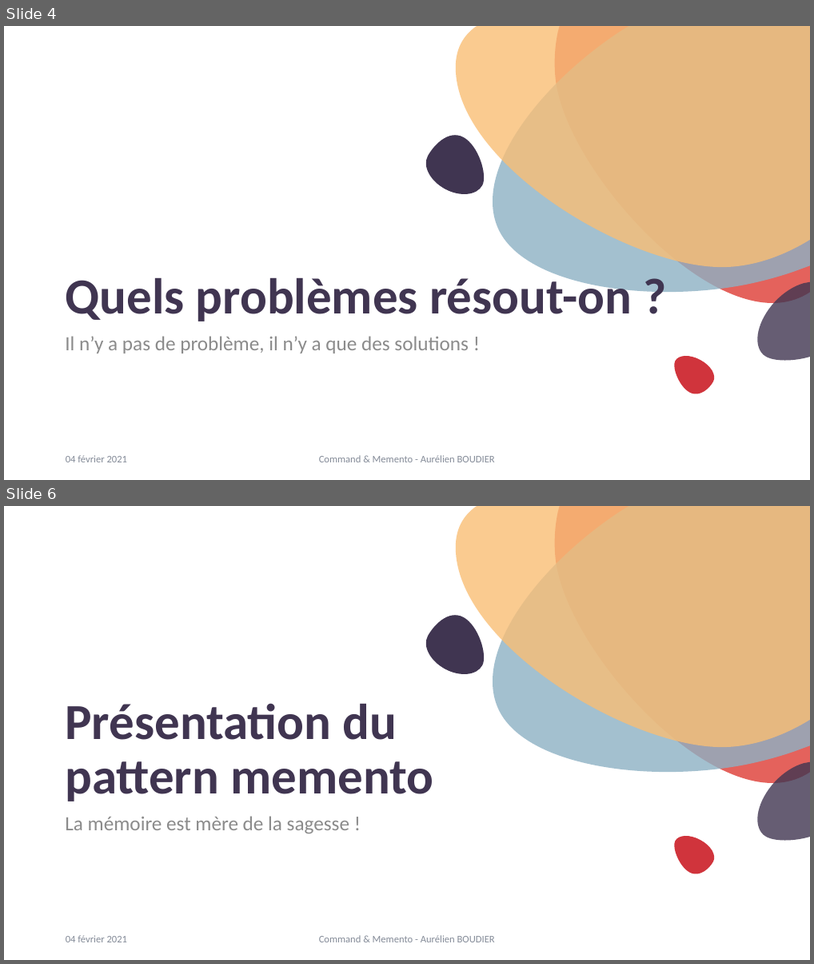
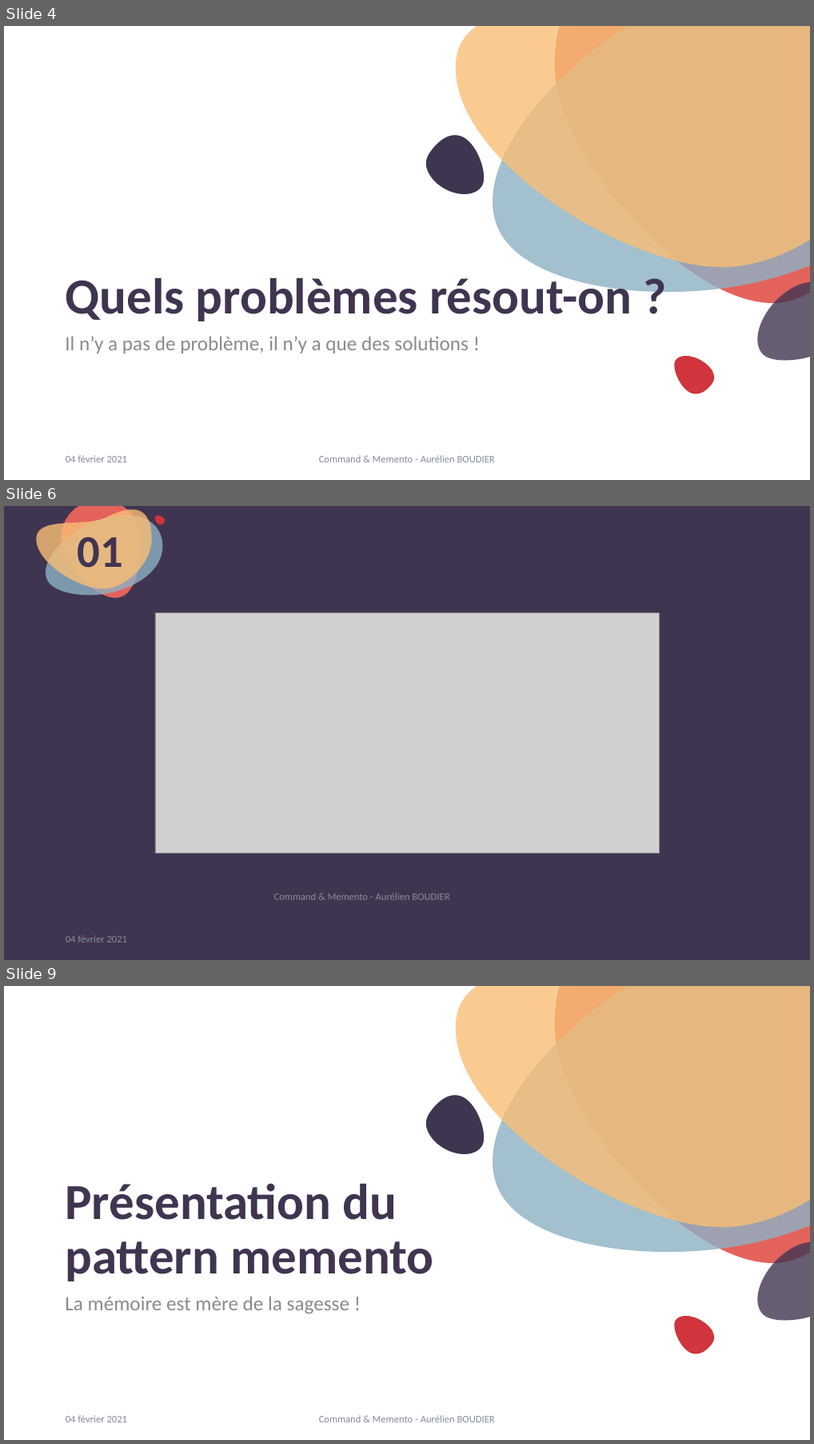
Before and after one commit to kyweez/CDA-14-DESIGN-PATTERN, a slide deck: 01-Powerpoint-presentation/PowerpointPresentation.pptx. Shown one above the other, each under a label of ours: slides 4 and 6 before the commit, slides 4, 6 and 9 after it; the slides between them are not shown. The pictures are 814x964 and 814x1444 pixels, drawn with LibreOffice and Linux fonts; fonts in the diff are those of the drawing; grey boxes stand for pictures. Boxes give left, top, right and bottom in pixels: in the first picture for what was removed or moved away, otherwise in the second. Text is boxed around its words. In the diff, an @@ line names an element or a change of style, - is before the commit and + after.

Commit message:
Command pattern / PPT start

```diff
--- a/01-Powerpoint-presentation/PowerpointPresentation.pptx
+++ b/01-Powerpoint-presentation/PowerpointPresentation.pptx
@@ slide 6 added at box(4, 506, 810, 960), background #403551 @@
@@ freeform shape added at box(36, 510, 152, 589), fill #F9BE75 at 80% opacity @@
@@ freeform shape added at box(46, 515, 163, 595), fill #8DB1C4 at 80% opacity @@
@@ freeform shape added at box(61, 506, 140, 598), fill #E4625C @@
@@ freeform shape added at box(154, 515, 164, 524), fill #D0343C @@
@@ text added at box(78, 537, 123, 568), 54 pt, text #403551, bold @@
+01
@@ freeform shape added at box(62, 599, 77, 613), fill #403551 @@
@@ picture added at box(155, 613, 659, 852) @@
@@ text added at box(274, 892, 450, 900), 12 pt, text #848B98 @@
+Command & Memento - Aurélien BOUDIER
@@ text added at box(66, 935, 128, 942), 12 pt, text #848B98 @@
+04 février 2021
@@ what was slide 6 is now slide 9 @@
```
Also in this commit, not shown: 6 slides changed, 2 other slides added.
